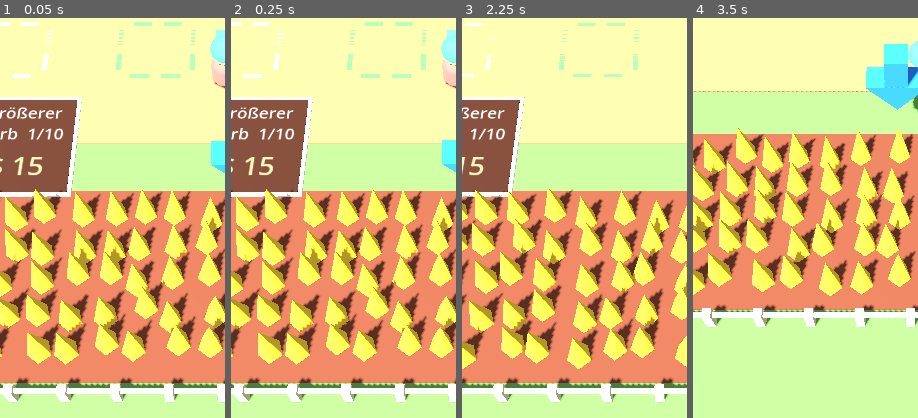
Above: before the commit, frames 1-4 (left to right).
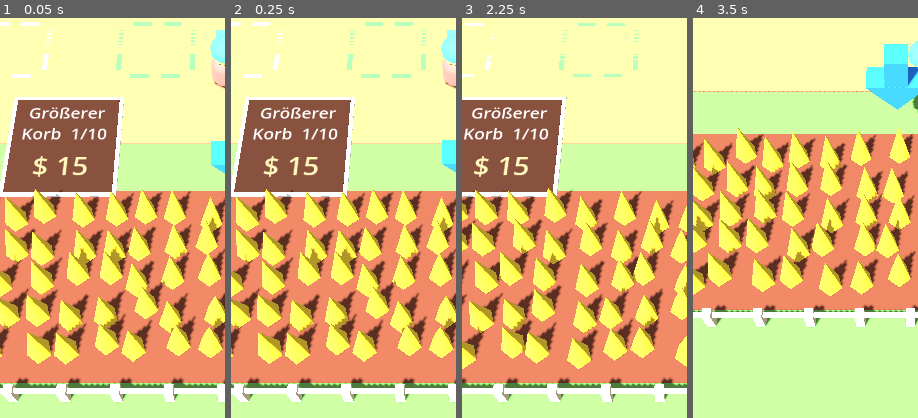
Above: after the commit, the same moments.

Repository: Lukas-sys/Base_Defense_App
Game: Godot game, scene res://scenes/main.tscn
The game is run twice, just before and just after one commit, with the same random seed, the same clock (stepped at 60 frames per second) and the same inputs.
Inputs (mouse positions are % of the whole screen's width and height, from its top left):
- Up to frame 1 (0.05 s): no input
- Up to frame 2 (0.25 s): no input
- Up to frame 3 (2.25 s): click "Neustart" at 0.5 s; click "Sicher?" at 1.25 s; move the mouse to (72, 45) at 2.02 s; hold D from 2.03 s (still down); click (72, 45) at 2.17 s
- Up to frame 4 (3.5 s): release D at 2.75 s; drag from (30, 55) to (45, 70) at 2.77 s
The pictures show only the part of the screen within x 0-50%, y 43-93%; the shares and areas given below are measured in that part.

The runs differ from the first frame. In frame 1, 7.7% of the frame differs, in the area x 0-56%, y 19-45%; in frame 2, 7.7%; in frame 3, 6.4%; in frame 4, nothing differs.

Commit message:
Erste Bezahlfelder näher zur Mitte, damit sie im Hochformat ganz sichtbar sind
Co-Authored-By: Claude Opus 5.5 <noreply@anthropic.com>
Claude-Session: https://claude.ai/code/session_01NHrYJuGkAi8Q4UN3cXDN46

Diff:
--- a/scripts/main.gd
+++ b/scripts/main.gd
@@ -21,9 +21,9 @@
 
 ## Alle Upgrades. "req" = welche Upgrades (mit Mindeststufe) vorher gekauft sein müssen.
 const UPGRADES := {
-	"capacity": {"title": "Größerer Korb", "max": 10, "base": 15.0, "growth": 1.55, "pos": Vector3(-4.4, 0, -0.2), "req": {}},
+	"capacity": {"title": "Größerer Korb", "max": 10, "base": 15.0, "growth": 1.55, "pos": Vector3(-3.4, 0, -0.2), "req": {}},
 	"field": {"title": "Feld vergrößern", "max": 3, "base": 40.0, "growth": 2.6, "pos": Vector3(0, 0, -0.2), "req": {"capacity": 1}},
-	"farmer": {"title": "Erntehelfer", "max": 4, "base": 70.0, "growth": 2.4, "pos": Vector3(4.4, 0, -0.2), "req": {"field": 1}},
+	"farmer": {"title": "Erntehelfer", "max": 4, "base": 70.0, "growth": 2.4, "pos": Vector3(3.4, 0, -0.2), "req": {"field": 1}},
 	"oven_speed": {"title": "Ofen schneller", "max": 10, "base": 50.0, "growth": 1.7, "pos": Vector3(-6.8, 0, -1.8), "req": {"farmer": 1}},
 	"cashier": {"title": "Kassierer", "max": 1, "base": 160.0, "growth": 1.0, "pos": Vector3(-4.2, 0, -8.4), "req": {"farmer": 1}},
 	"waiter": {"title": "Kellner", "max": 3, "base": 220.0, "growth": 2.6, "pos": Vector3(6.9, 0, -8.4), "req": {"cashier": 1}},
